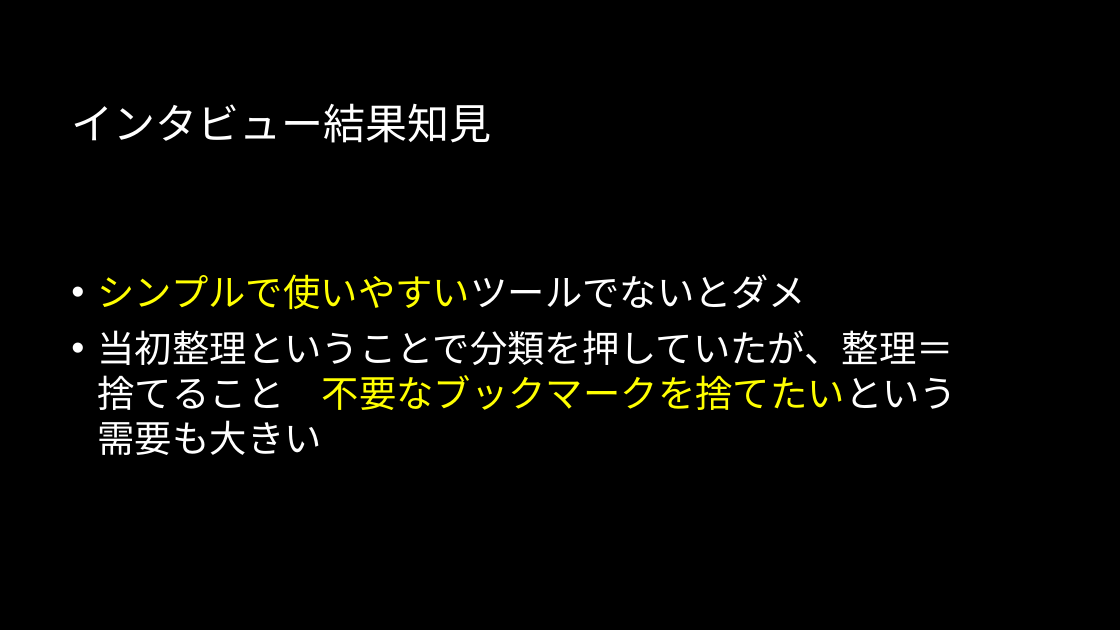
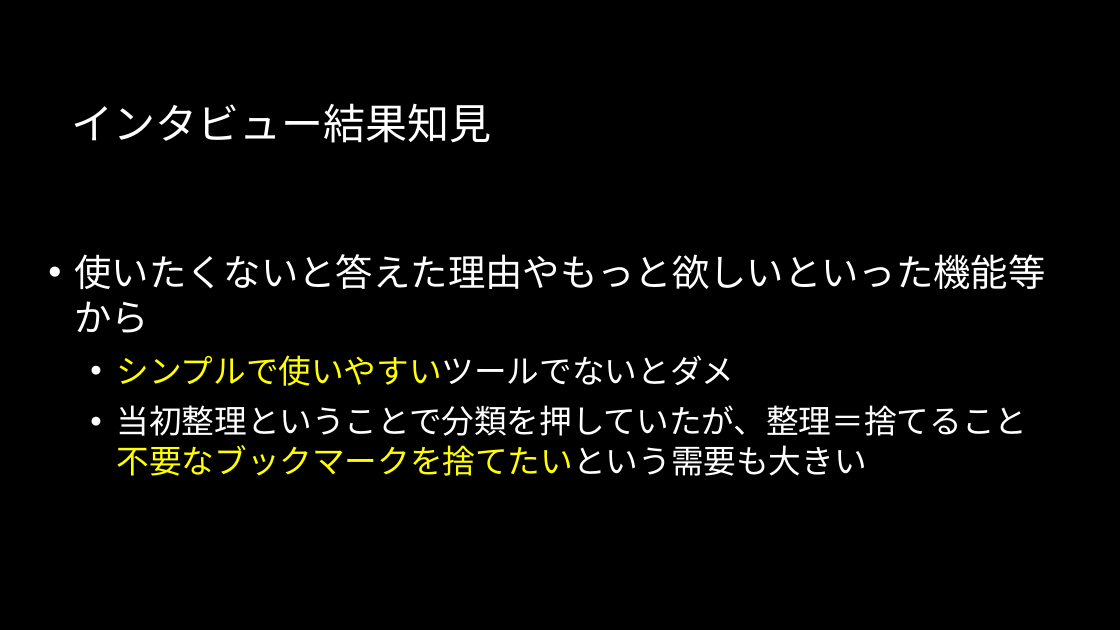
Before and after one commit to Sorarinu/ProjectP2016_F, a slide deck: slide 7 of production-idea/中間発表.pptx (slide 6 before the commit). Drawn at 1120x630 pixels with LibreOffice and Linux fonts; fonts in the diff are those of the drawing; background and template pictures are left out. Boxes give left, top, right and bottom in pixels: in the first picture for what was removed or moved away, otherwise in the second. Text is boxed around its words. In the diff, an @@ line names an element or a change of style, - is before the commit and + after.

```diff
--- a/production-idea/中間発表.pptx
+++ b/production-idea/中間発表.pptx
@@ text "使いたくないと答えた理由やもっと欲しいといった機能等から": place and size @@
-text "使いたくないと答えた理由やもっと欲しいといった機能等から" at box(98, 274, 957, 455)
+text "使いたくないと答えた理由やもっと欲しいといった機能等から" at box(75, 254, 1046, 476)
@@ text at box(75, 254, 1046, 333): paragraph added @@
+• 使いたくないと答えた理由やもっと欲しいといった機能等から
@@ text at box(117, 355, 1028, 476): size 32 to 28 pt in "シンプルで使いやすいツールでないとダメ", "当初整理ということで分類を押していたが、整理＝捨てること 不要なブックマークを捨てたいという需要も大きい"; list level 1 to 2 in "シンプルで使いやすいツールでないとダメ"; list level 1 to 2 in "当初整理ということで分類を押していたが、整理＝捨てること 不要なブックマークを捨てたいという需要も大きい" @@
```
Also in this commit, not shown: 8 other slides changed, 1 slide added.
